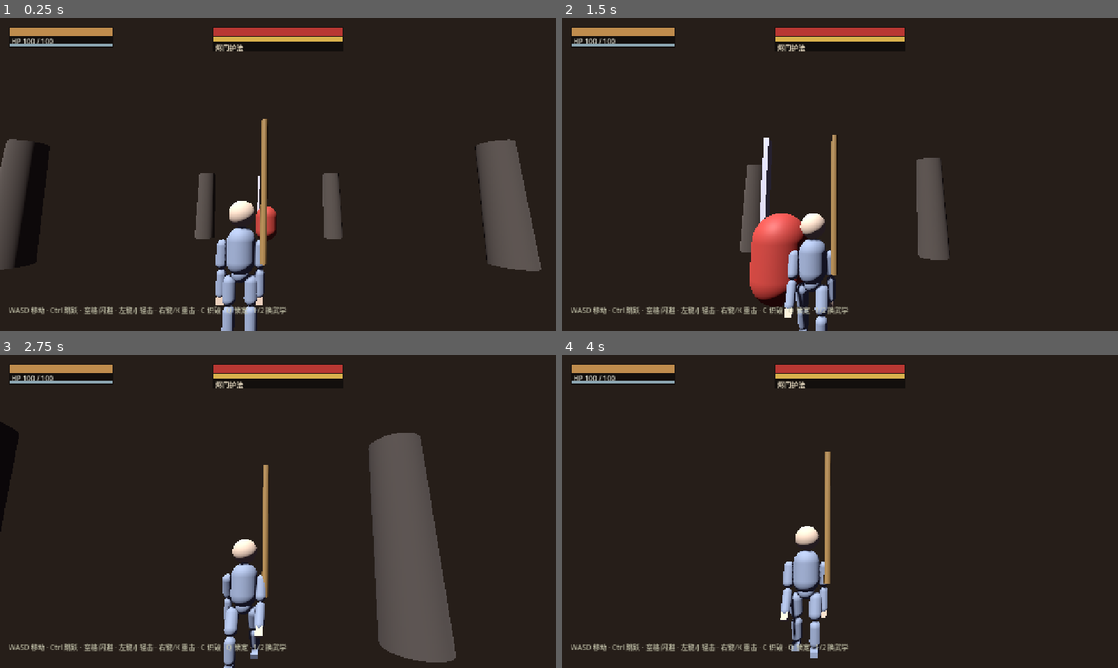
Above: before the commit, frames 1-4 (two rows, left to right).
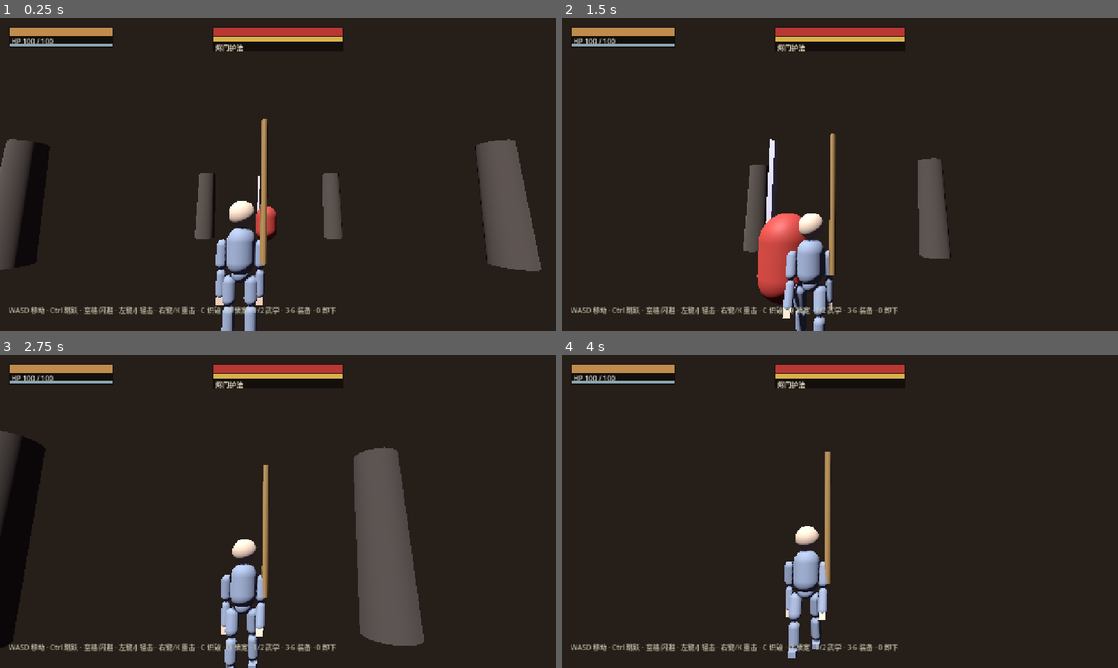
Above: after the commit, the same moments.

Repository: 3147ming/3D-Demo
Game: Godot game, scene res://scenes/main.tscn
Two runs of this game, one before a commit and one after it. Both use one fixed random seed, a clock stepped at 60 frames per second and the inputs below.
Inputs (mouse positions are in pixels of both pictures, inside the frame that each line leads up to):
- Up to frame 1 (0.25 s): no input
- Up to frame 2 (1.5 s): tap Enter at 0.5 s; move the mouse to (867, 174) at 0.52 s; hold W (move_up) from 0.53 s (still down); tap 3 at 0.6 s; tap Ctrl (jump) at 0.77 s; tap 4 at 0.8, 1.35 s; move the mouse to (812, 174) at 1.27 s
- Up to frame 3 (2.75 s): keep holding W (move_up); tap Ctrl (jump) at 1.52 s; tap 5 at 1.55, 2.1 s; move the mouse to (289, 505) at 2.02 s; tap 6 at 2.3 s
- Up to frame 4 (4 s): keep holding W (move_up); move the mouse to (834, 517) at 2.77 s; tap 6 at 2.85 s; tap Ctrl (jump) at 3.02, 3.77 s; tap 0 at 3.05, 3.6 s; move the mouse to (878, 514) at 3.52 s; tap 1 at 3.8 s

The runs differ from the first frame. In frame 1, 0.2% of the frame differs, in the area x 47-61%, y 92-95%; in frame 2, 3.0%; in frame 3, 10%, in the area x 0-82%, y 21-100%; in frame 4, 1.2%.

Commit message:
feat(batch3): equipment slots, stat aggregation layer, inventory placeholder
Adds data/equipment.gd (armor/head/accessory with stat dictionaries) plus a base+equip stat layer on the player (get_base/get_equip_bonus/get_stat and derived getters). Movement speed, stamina regen, max HP/stamina, outgoing attack and incoming defense now read through it; equipping adjusts current values when caps change. Debug keys 3-6 equip, 0 unequips.

Diff:
--- /dev/null
+++ b/data/equipment.gd
@@ -0,0 +1,61 @@
+class_name EquipDB
+## 装备数据表（防具 / 头饰 / 饰品；武器槽直接引用 WeaponDB）
+## stats 可正可负，缺省视为 0：attack / defense / max_hp / max_stamina / poise_regen / move_speed
+
+const SLOTS := ["weapon", "armor", "head", "accessory"]
+
+const SLOT_NAMES := {
+	"weapon": "武器",
+	"armor": "衣甲",
+	"head": "头饰",
+	"accessory": "饰品",
+}
+
+const ITEMS := {
+	"cloth_robe": {
+		"id": "cloth_robe",
+		"name": "粗布袍",
+		"slot": "armor",
+		"rarity": "普通",
+		"stats": {"max_hp": 15.0, "defense": 2.0},
+		"desc": "洗得发白的粗布衣，聊胜于无。",
+		"drop_source": "enemy_guard",
+	},
+	"leather_armor": {
+		"id": "leather_armor",
+		"name": "皮甲",
+		"slot": "armor",
+		"rarity": "精良",
+		"stats": {"defense": 6.0, "move_speed": -0.3},
+		"desc": "硬皮钉甲，挡得住刀，也压得住腿。",
+		"drop_source": "enemy_guard",
+	},
+	"headband": {
+		"id": "headband",
+		"name": "束发带",
+		"slot": "head",
+		"rarity": "普通",
+		"stats": {"max_stamina": 10.0, "poise_regen": 1.5},
+		"desc": "束住长发，挥棍不挡眼。",
+		"drop_source": "enemy_guard",
+	},
+	"ink_jade": {
+		"id": "ink_jade",
+		"name": "墨玉坠",
+		"slot": "accessory",
+		"rarity": "稀有",
+		"stats": {"attack": 3.0, "poise_regen": 0.5},
+		"desc": "贴身一块凉玉，出手更快半分。",
+		"drop_source": "enemy_guard",
+	},
+}
+
+static func get_item(id: String) -> Dictionary:
+	return ITEMS.get(id, {})
+
+static func items_for_slot(slot: String) -> Array:
+	var out: Array = []
+	for key in ITEMS:
+		if ITEMS[key].get("slot", "") == slot:
+			out.append(ITEMS[key])
+	return out
--- a/scripts/main.gd
+++ b/scripts/main.gd
@@ -155,7 +155,7 @@
 
 	# 操作提示
 	var hint := Label.new()
-	hint.text = "WASD 移动 · Ctrl 跳跃 · 空格 闪避 · 左键/J 轻击 · 右键/K 重击 · C 识破 · Q 锁定 · 1/2 换武学"
+	hint.text = "WASD 移动 · Ctrl 跳跃 · 空格 闪避 · 左键/J 轻击 · 右键/K 重击 · C 识破 · Q 锁定 · 1/2 武学 · 3-6 装备 · 0 卸下"
 	hint.position = Vector2(20, 660)
 	hint.add_theme_color_override("font_color", Color(0.8, 0.8, 0.7, 0.8))
 	canvas.add_child(hint)
--- a/scripts/player.gd
+++ b/scripts/player.gd
@@ -64,9 +64,11 @@
 var hitbox: Hitbox
 var anim_tween: Tween
 
-# 武器 / 武学
+# 武器 / 武学 / 装备
 var current_weapon: Dictionary = {}
 var current_style: Dictionary = {}
+var equipment := {"weapon": "", "armor": "", "head": "", "accessory": ""}
+var inventory: Array = []
 
 func _ready() -> void:
 	_build_self()
@@ -74,7 +76,13 @@
 	collision_mask = 1 | (1 << 2)
 	add_to_group("player")
 	add_to_group("hurtbox")
+	for key in EquipDB.ITEMS:
+		inventory.append(key)
 	equip_style(StyleDB.DEFAULT_ID)
+	hp = get_max_hp()
+	stamina = get_max_stamina()
+	hp_changed.emit(hp, get_max_hp())
+	stamina_changed.emit(stamina, get_max_stamina())
 
 func _build_self() -> void:
 	# 胶囊碰撞
@@ -282,7 +290,74 @@
 func equip_style(id: String) -> void:
 	current_style = StyleDB.get_style(id)
 	combo_idx = 0
-	equip_weapon(String(current_style.get("weapon_id", WeaponDB.DEFAULT_ID)))
+	equipment["weapon"] = String(current_style.get("weapon_id", WeaponDB.DEFAULT_ID))
+	equip_weapon(equipment["weapon"])
+
+# ---------------- 属性汇总层（基础值 + 装备加成） ----------------
+func get_base(attr: String) -> float:
+	match attr:
+		"max_hp": return C.PLAYER_MAX_HP
+		"max_stamina": return C.PLAYER_MAX_STAMINA
+		"attack": return 0.0
+		"defense": return 0.0
+		"poise_regen": return 0.0
+		"move_speed": return C.PLAYER_SPEED
+		"stamina_regen": return C.PLAYER_STAMINA_REGEN
+	return 0.0
+
+func get_equip_bonus(attr: String) -> float:
+	var total := 0.0
+	for slot in equipment:
+		if slot == "weapon":
+			continue
+		var id: String = equipment[slot]
+		if id == "":
+			continue
+		var item := EquipDB.get_item(id)
+		if item.is_empty():
+			continue
+		var stats: Dictionary = item.get("stats", {})
+		total += float(stats.get(attr, 0.0))
+	return total
+
+func get_stat(attr: String) -> float:
+	return get_base(attr) + get_equip_bonus(attr)
+
+func get_max_hp() -> float: return get_stat("max_hp")
+func get_max_stamina() -> float: return get_stat("max_stamina")
+func get_attack() -> float: return get_stat("attack")
+func get_defense() -> float: return get_stat("defense")
+func get_move_speed() -> float: return get_stat("move_speed")
+func get_stamina_regen() -> float: return get_stat("stamina_regen") + get_stat("poise_regen")
+
+func equip_item(slot: String, id: String) -> bool:
+	if not EquipDB.SLOTS.has(slot) or slot == "weapon":
+		return false
+	if id != "":
+		if not inventory.has(id):
+			return false
+		if String(EquipDB.get_item(id).get("slot", "")) != slot:
+			return false
+
+	var old_hp_max := get_max_hp()
+	var old_st_max := get_max_stamina()
+	equipment[slot] = id
+	var new_hp_max := get_max_hp()
+	var new_st_max := get_max_stamina()
+
+	# 上限变化：提升补值、降低钳制
+	if new_hp_max > old_hp_max:
+		hp += new_hp_max - old_hp_max
+	hp = minf(hp, new_hp_max)
+	if new_st_max > old_st_max:
+		stamina += new_st_max - old_st_max
+	stamina = minf(stamina, new_st_max)
+	hp_changed.emit(hp, new_hp_max)
+	stamina_changed.emit(stamina, new_st_max)
+	return true
+
+func unequip_slot(slot: String) -> void:
+	equip_item(slot, "")
 
 func _scaled_move(base: Dictionary) -> Dictionary:
 	var m := base.duplicate()
@@ -291,7 +366,7 @@
 	m["startup"] = float(base.get("startup", 0.1)) * sp
 	m["active"] = float(base.get("active", 0.1)) * sp
 	m["recovery"] = float(base.get("recovery", 0.2)) * sp
-	m["dmg"] = float(base.get("dmg", 10.0)) * float(w.get("damage_mult", 1.0))
+	m["dmg"] = (float(base.get("dmg", 10.0)) + get_attack()) * float(w.get("damage_mult", 1.0))
 	m["poise"] = float(base.get("poise", 10.0)) * float(w.get("poise_mult", 1.0))
 	m["stamina"] = float(base.get("stamina", 8.0)) * float(w.get("stamina_mult", 1.0))
 	if w.has("reach"):
@@ -321,6 +396,18 @@
 			equip_style("staff_style")
 		elif event.keycode == KEY_2:
 			equip_style("saber_style")
+		elif event.keycode == KEY_3:
+			equip_item("armor", "cloth_robe")
+		elif event.keycode == KEY_4:
+			equip_item("armor", "leather_armor")
+		elif event.keycode == KEY_5:
+			equip_item("head", "headband")
+		elif event.keycode == KEY_6:
+			equip_item("accessory", "ink_jade")
+		elif event.keycode == KEY_0:
+			unequip_slot("armor")
+			unequip_slot("head")
+			unequip_slot("accessory")
 
 func _physics_process(delta: float) -> void:
 	if state == State.DEAD:
@@ -344,8 +431,8 @@
 	# 体力回复
 	stamina_timer -= delta
 	if stamina_timer <= 0.0 and state != State.ATTACK:
-		stamina = min(stamina + C.PLAYER_STAMINA_REGEN * delta, C.PLAYER_MAX_STAMINA)
-		stamina_changed.emit(stamina, C.PLAYER_MAX_STAMINA)
+		stamina = min(stamina + get_stamina_regen() * delta, get_max_stamina())
+		stamina_changed.emit(stamina, get_max_stamina())
 
 	_update_lock(delta)
 	move_and_slide()
@@ -469,7 +556,7 @@
 	# 相机前方为 -Z：W(input.y=-1) 应得到 z=-1，故直接用 input.y
 	var move_dir := (cam_basis * Vector3(input.x, 0, input.y)).normalized()
 
-	var speed := C.PLAYER_SPEED
+	var speed := get_move_speed()
 	velocity.x = move_dir.x * speed
 	velocity.z = move_dir.z * speed
 	if not is_on_floor():
@@ -514,7 +601,7 @@
 		return
 	heavy_flag = heavy
 	stamina -= atk.stamina
-	stamina_changed.emit(stamina, C.PLAYER_MAX_STAMINA)
+	stamina_changed.emit(stamina, get_max_stamina())
 	stamina_timer = C.PLAYER_STAMINA_DELAY
 	state = State.ATTACK
 	current_attack = atk
@@ -566,7 +653,7 @@
 	dodge_dir = dir.normalized()
 	dodge_timer = C.PLAYER_DODGE_DURATION
 	stamina -= C.PLAYER_DODGE_COST
-	stamina_changed.emit(stamina, C.PLAYER_MAX_STAMINA)
+	stamina_changed.emit(stamina, get_max_stamina())
 	stamina_timer = C.PLAYER_STAMINA_DELAY
 	look_at(global_position + dodge_dir, Vector3.UP)
 
@@ -611,15 +698,16 @@
 	if is_parrying():
 		# 识破成功：反弹架势伤害给攻击者（此处简单处理）
 		return
-	hp -= dmg
-	hp_changed.emit(hp, C.PLAYER_MAX_HP)
+	# 防御减伤，至少造成 1 点
+	var actual := maxf(1.0, dmg - get_defense())
+	hp = maxf(hp - actual, 0.0)
+	hp_changed.emit(hp, get_max_hp())
 	var dir := (global_position - from_pos).normalized()
 	velocity.x = dir.x * kback
 	velocity.z = dir.z * kback
 	state = State.HURT
 	set_meta("hurt_timer", 0.25)
 	if hp <= 0:
-		hp = 0
 		state = State.DEAD
 		queue_free()  # 临时处理
 
